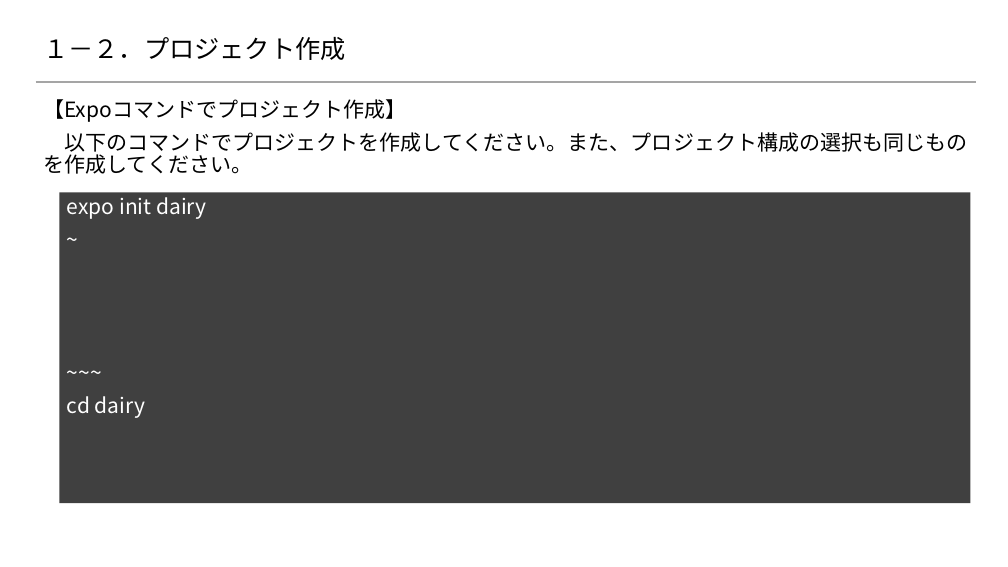
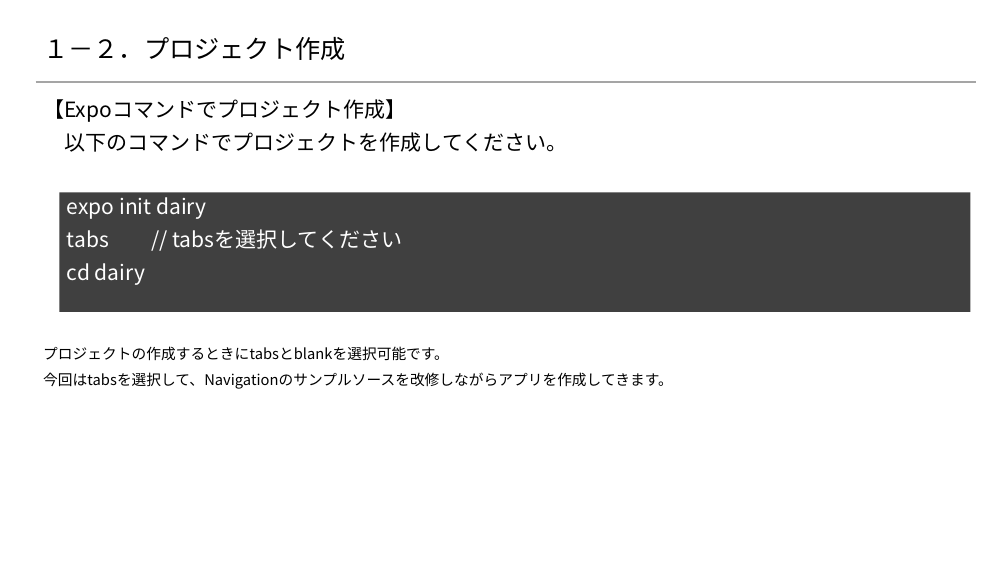
Before and after one commit to 2018SYSTEMI34/diary, a slide deck: slide 5 of doc/02_SlideShare/01.ネタ/4_スマホアプリ開発/dairy.pptx (slide 4 before the commit). Drawn at 1008x567 pixels with LibreOffice and Linux fonts; fonts in the diff are those of the drawing; background and template pictures are left out. Boxes give left, top, right and bottom in pixels: in the first picture for what was removed or moved away, otherwise in the second. Text is boxed around its words. In the diff, an @@ line names an element or a change of style, - is before the commit and + after.

```diff
--- a/doc/02_SlideShare/01.ネタ/4_スマホアプリ開発/dairy.pptx
+++ b/doc/02_SlideShare/01.ネタ/4_スマホアプリ開発/dairy.pptx
@@ text at bbox=[64, 132, 568, 152]: text changed @@
-以下のコマンドでプロジェクトを作成してください。また、プロジェクト構成の選択も同じものを作成してください。
+以下のコマンドでプロジェクトを作成してください。
@@ text "expo init dairy": place and size @@
-text "expo init dairy" at bbox=[59, 193, 970, 504]
+text "expo init dairy" at bbox=[59, 193, 970, 312]
@@ text at bbox=[67, 229, 402, 249]: text changed @@
-~
-~~~
+tabs // tabsを選択してください
@@ text added at bbox=[43, 346, 672, 389], 14 pt, text #000000 @@
+プロジェクトの作成するときにtabsとblankを選択可能です。
+今回はtabsを選択して、Navigationのサンプルソースを改修しながらアプリを作成してきます。
```
Also in this commit, not shown: 3 other slides changed, 4 slides added.
